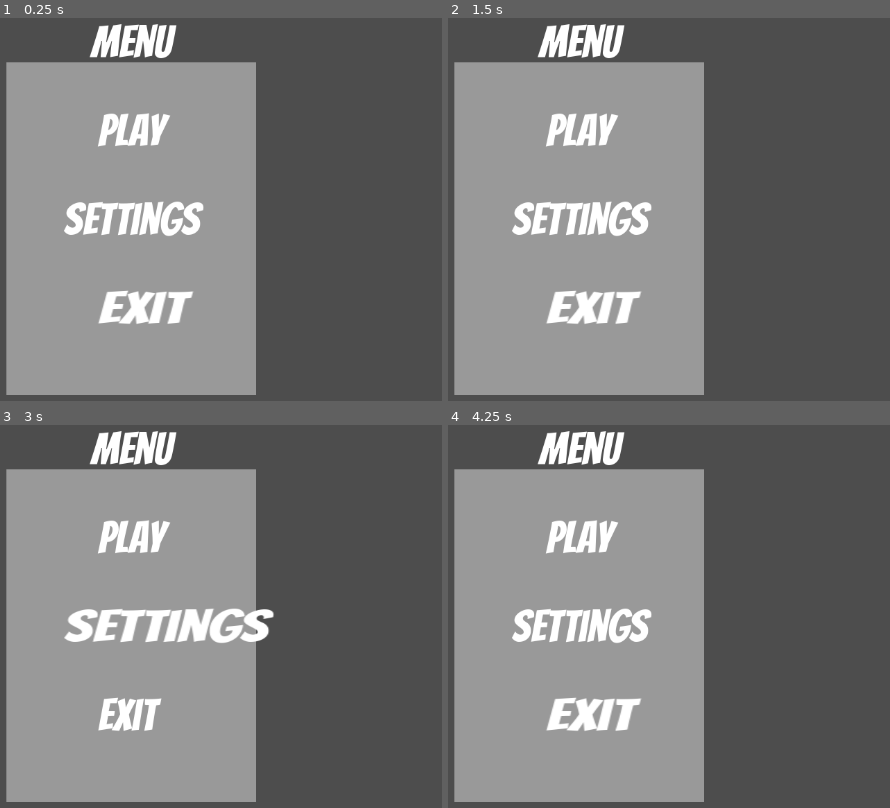
Above: before the commit, frames 1-4 (two rows, left to right).
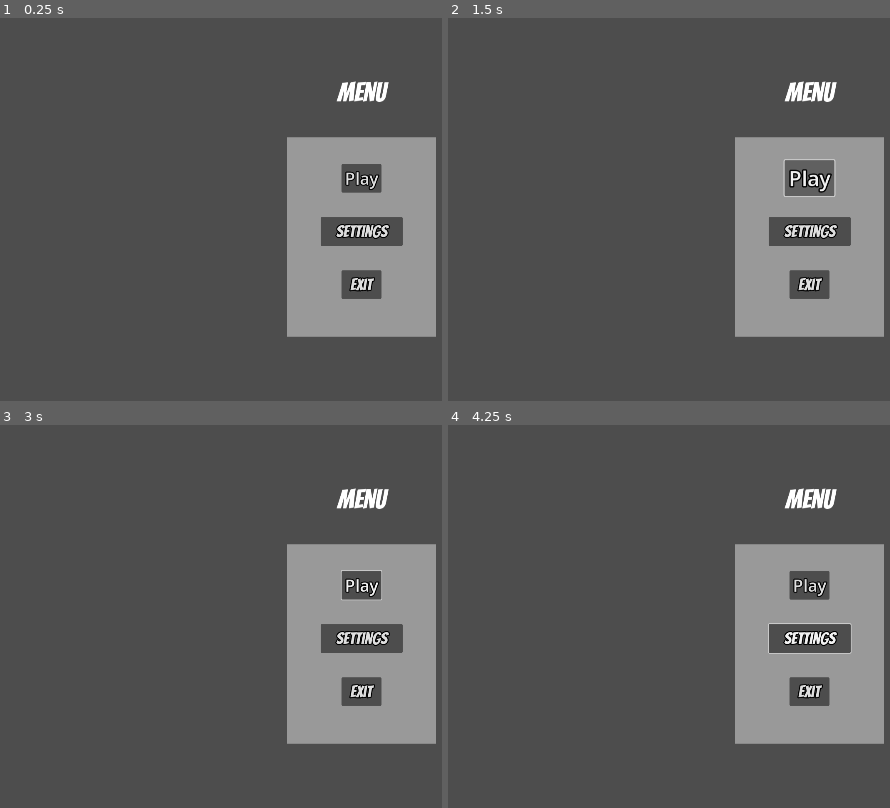
Above: after the commit, the same moments.

Repository: 00jamiil/TowerDefenceProject
Game: Godot game, scene res://Scenes/MainMenu.tscn
Two runs of this game, one before a commit and one after it. Both use one fixed random seed, a clock stepped at 60 frames per second and the inputs below.
Inputs (mouse positions are in pixels of both pictures, inside the frame that each line leads up to):
- Up to frame 1 (0.25 s): no input
- Up to frame 2 (1.5 s): click (810, 232) at 0.5 s, where only the run after the commit has a clickable "Settings"; click (810, 178) at 1.25 s, where only the run after the commit has a clickable "Play"
- Up to frame 3 (3 s): click (362, 585) at 2 s, where only the run after the commit has a clickable "Play"; tap Enter at 2.75 s; move the mouse to (outside the picture) at 2.77 s; hold Up (ui_up) from 2.78 s (still down)
- Up to frame 4 (4.25 s): tap Space at 3.5 s; move the mouse to (651, 670) at 3.52 s; release Up (ui_up) at 3.53 s; hold Down (ui_down) from 3.53 s (still down)

The runs differ from the first frame. In frame 1, 67% of the frame differs, in the area x 1-99%, y 1-99%; in frame 2, 66%; in frame 3, 67%; in frame 4, 67%.

Commit message:
Alpha Testing 1.0

Diff:
--- a/Scenes/MainMenu.tscn
+++ b/Scenes/MainMenu.tscn
@@ -19,22 +19,24 @@
 
 [node name="MenuLabel" type="Label" parent="."]
 layout_mode = 0
-offset_left = 186.0
-offset_right = 303.0
-offset_bottom = 69.0
+offset_left = 902.0
+offset_top = 144.0
+offset_right = 1020.0
+offset_bottom = 214.0
 theme = SubResource("Theme_dx6wj")
 text = "Menu"
 
 [node name="MenuPanel" type="Panel" parent="."]
 layout_mode = 0
-offset_left = 64.0
-offset_top = 64.0
-offset_right = 424.0
-offset_bottom = 544.0
+offset_left = 780.0
+offset_top = 287.0
+offset_right = 1140.0
+offset_bottom = 767.0
 theme = ExtResource("2_ohqrr")
 script = ExtResource("3_qhcga")
 
 [node name="PlayLabel" type="Label" parent="MenuPanel"]
+visible = false
 layout_mode = 1
 anchors_preset = -1
 anchor_left = 0.5
@@ -49,19 +51,21 @@
 script = ExtResource("4_1s1ns")
 
 [node name="SettingsLabel" type="Label" parent="MenuPanel"]
+visible = false
 layout_mode = 1
 anchors_preset = -1
 anchor_left = 0.5
 anchor_right = 0.5
-offset_left = -48.0
+offset_left = -98.5
 offset_top = 192.0
-offset_right = 48.0
-offset_bottom = 69.0
+offset_right = 98.5
+offset_bottom = 261.0
 grow_horizontal = 2
 theme = SubResource("Theme_dx6wj")
 text = "settings"
 
 [node name="ExitLabel" type="Label" parent="MenuPanel"]
+visible = false
 layout_mode = 1
 anchors_preset = -1
 anchor_left = 0.5
@@ -74,6 +78,40 @@
 theme = SubResource("Theme_dx6wj")
 text = "Exit"
 
+[node name="PlayButton" type="Button" parent="MenuPanel"]
+layout_mode = 0
+offset_left = 132.0
+offset_top = 64.0
+offset_right = 228.0
+offset_bottom = 133.0
+theme_override_constants/outline_size = 10
+theme_override_font_sizes/font_size = 40
+text = "Play"
+
+[node name="SettingsButton" type="Button" parent="MenuPanel"]
+layout_mode = 0
+offset_left = 81.5
+offset_top = 192.0
+offset_right = 278.5
+offset_bottom = 261.0
+theme_override_constants/outline_size = 10
+theme_override_fonts/font = ExtResource("1_p1l1h")
+theme_override_font_sizes/font_size = 40
+text = "Settings"
+
+[node name="ExitButton" type="Button" parent="MenuPanel"]
+layout_mode = 0
+offset_left = 132.0
+offset_top = 320.0
+offset_right = 228.0
+offset_bottom = 389.0
+theme_override_constants/outline_size = 10
+theme_override_fonts/font = ExtResource("1_p1l1h")
+theme_override_font_sizes/font_size = 40
+text = "Exit"
+
 [connection signal="mouse_entered" from="MenuPanel/PlayLabel" to="MenuPanel/PlayLabel" method="_on_mouse_entered"]
 [connection signal="mouse_exited" from="MenuPanel/PlayLabel" to="MenuPanel/PlayLabel" method="_on_mouse_exited"]
 [connection signal="resized" from="MenuPanel/PlayLabel" to="MenuPanel/PlayLabel" method="_on_resized"]
+[connection signal="mouse_entered" from="MenuPanel/PlayButton" to="MenuPanel" method="_on_play_button_mouse_entered"]
+[connection signal="mouse_exited" from="MenuPanel/PlayButton" to="MenuPanel" method="_on_play_button_mouse_exited"]
--- /dev/null
+++ b/Scenes/Testing clicks.tscn
@@ -0,0 +1,70 @@
+[gd_scene load_steps=4 format=3 uid="uid://byjkyd7hvlax"]
+
+[ext_resource type="Script" path="res://Scripts/panel.gd" id="1_mwamr"]
+
+[sub_resource type="StyleBoxFlat" id="StyleBoxFlat_yxshx"]
+bg_color = Color(0.187223, 0.298773, 0.286216, 1)
+border_width_left = 8
+border_width_top = 8
+border_width_right = 8
+border_width_bottom = 8
+border_color = Color(0.0353334, 0.281848, 0.250797, 1)
+
+[sub_resource type="Theme" id="Theme_ttm37"]
+Panel/styles/panel = SubResource("StyleBoxFlat_yxshx")
+
+[node name="TestingClicks" type="Control"]
+layout_mode = 3
+anchors_preset = 15
+anchor_right = 1.0
+anchor_bottom = 1.0
+grow_horizontal = 2
+grow_vertical = 2
+
+[node name="Panel" type="Panel" parent="."]
+layout_mode = 0
+offset_right = 1920.0
+offset_bottom = 1080.0
+theme = SubResource("Theme_ttm37")
+script = ExtResource("1_mwamr")
+
+[node name="increaseButton" type="Button" parent="Panel"]
+layout_mode = 0
+offset_left = 256.0
+offset_top = 768.0
+offset_right = 768.0
+offset_bottom = 896.0
+text = "Increase By 1"
+
+[node name="DecreaseButton" type="Button" parent="Panel"]
+layout_mode = 0
+offset_left = 1152.0
+offset_top = 768.0
+offset_right = 1664.0
+offset_bottom = 896.0
+text = "Decrease By 1"
+
+[node name="ScoreLabel" type="Label" parent="Panel"]
+layout_mode = 0
+offset_left = 768.0
+offset_top = 296.0
+offset_right = 1152.0
+offset_bottom = 472.0
+theme_override_font_sizes/font_size = 128
+text = "Score"
+horizontal_alignment = 1
+vertical_alignment = 1
+
+[node name="NumberScoreLabel" type="Label" parent="Panel"]
+layout_mode = 0
+offset_left = 768.0
+offset_top = 496.0
+offset_right = 1152.0
+offset_bottom = 672.0
+theme_override_font_sizes/font_size = 60
+text = "0"
+horizontal_alignment = 1
+vertical_alignment = 1
+
+[connection signal="pressed" from="Panel/increaseButton" to="Panel" method="_on_increase_button_pressed"]
+[connection signal="pressed" from="Panel/DecreaseButton" to="Panel" method="_on_decrease_button_pressed"]
--- a/Scripts/menu_panel.gd
+++ b/Scripts/menu_panel.gd
@@ -1,34 +1,49 @@
+
+#
+#var menu = 3;
+#
+## Called when the node enters the scene tree for the first time.
+#func _ready() -> void:
+	#pass # Replace with function body.
+#
+#
+## Called every frame. 'delta' is the elapsed time since the previous frame.
+#func _process(delta: float) -> void:
+	#if Input.is_action_just_pressed("ui_down") and menu < 3:
+		#menu += 1;
+	#if Input.is_action_just_pressed("ui_up") and menu > 1:
+		#menu -= 1;
+	#if $PlayLabel.get_rect().has_point(get_global_mouse_position()):
+		#menu = 1;
+#
+#
+	#if menu == 1:
+		#$PlayLabel.scale = Vector2(1.5,1)
+	#else:
+		#$PlayLabel.scale = Vector2(1,1)
+	#
+	#if menu == 2:
+		#$SettingsLabel.scale = Vector2(1.5,1)
+	#else:
+		#$SettingsLabel.scale = Vector2(1,1)
+	#
+	#if menu == 3:
+		#$ExitLabel.scale = Vector2(1.5,1)
+	#else:
+		#$ExitLabel.scale = Vector2(1,1)
+	#
+	#pass
+
+#------------------------This is my new Code for the buttons ---------------------------------
 extends Panel
+func _on_play_button_mouse_entered() -> void:
+	$PlayButton.scale = Vector2(1.25, 1.25)
+	$PlayButton.position = Vector2(132-12, 64-8.625)
 
-var menu = 3;
-
-# Called when the node enters the scene tree for the first time.
-func _ready() -> void:
-	pass # Replace with function body.
+	pass
 
 
-# Called every frame. 'delta' is the elapsed time since the previous frame.
-func _process(delta: float) -> void:
-	if Input.is_action_just_pressed("ui_down") and menu < 3:
-		menu += 1;
-	if Input.is_action_just_pressed("ui_up") and menu > 1:
-		menu -= 1;
-	if $PlayLabel.is_hovered:
-		menu = 1
-
-	if menu == 1:
-		$PlayLabel.scale = Vector2(1.5,1)
-	else:
-		$PlayLabel.scale = Vector2(1,1)
-
-	if menu == 2:
-		$SettingsLabel.scale = Vector2(1.5,1)
-	else:
-		$SettingsLabel.scale = Vector2(1,1)
-
-	if menu == 3:
-		$ExitLabel.scale = Vector2(1.5,1)
-	else:
-		$ExitLabel.scale = Vector2(1,1)
-
+func _on_play_button_mouse_exited() -> void:
+	$PlayButton.scale = Vector2(1, 1)
+	$PlayButton.position = Vector2(132, 64)
 	pass
--- /dev/null
+++ b/Scripts/panel.gd
@@ -0,0 +1,12 @@
+extends Panel
+var number = "0"
+func _on_increase_button_pressed() -> void:
+
+	number=int(number)+1
+	$NumberScoreLabel.text=str(number)
+	pass # Replace with function body.
+
+func _on_decrease_button_pressed() -> void:
+	number=int(number)-1
+	$NumberScoreLabel.text=str(number)
+	pass # Replace with function body.
--- a/Scripts/play_label.gd
+++ b/Scripts/play_label.gd
@@ -2,14 +2,14 @@
 
 var is_hovered = false
 
-func _ready():
-	connect("mouse_entered", Callable(self, "_on_mouse_entered"))
-	connect("mouse_exited", Callable(self, "_on_mouse_exited"))
-
-func _on_mouse_entered():
-	is_hovered = true
-	print("Mouse is over the label")
-
-func _on_mouse_exited():
-	is_hovered = false
-	print("Mouse left the label")
+#func _ready():
+	#connect("mouse_entered", Callable(self, "_on_mouse_entered"))
+	#connect("mouse_exited", Callable(self, "_on_mouse_exited"))
+#
+#func _on_mouse_entered():
+	#is_hovered = true
+	#print("Mouse is over the label")
+#
+#func _on_mouse_exited():
+	#is_hovered = false
+	#print("Mouse left the label")
--- a/project.godot
+++ b/project.godot
@@ -14,3 +14,8 @@
 run/main_scene="res://Scenes/MainMenu.tscn"
 config/features=PackedStringArray("4.3", "Forward Plus")
 config/icon="res://icon.svg"
+
+[display]
+
+window/size/viewport_width=1920
+window/size/viewport_height=1080
